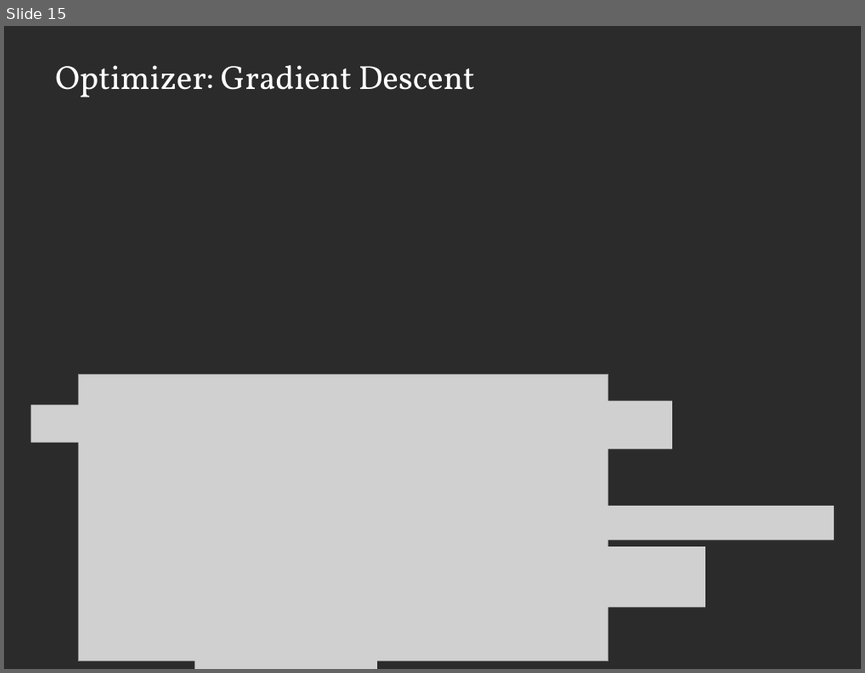
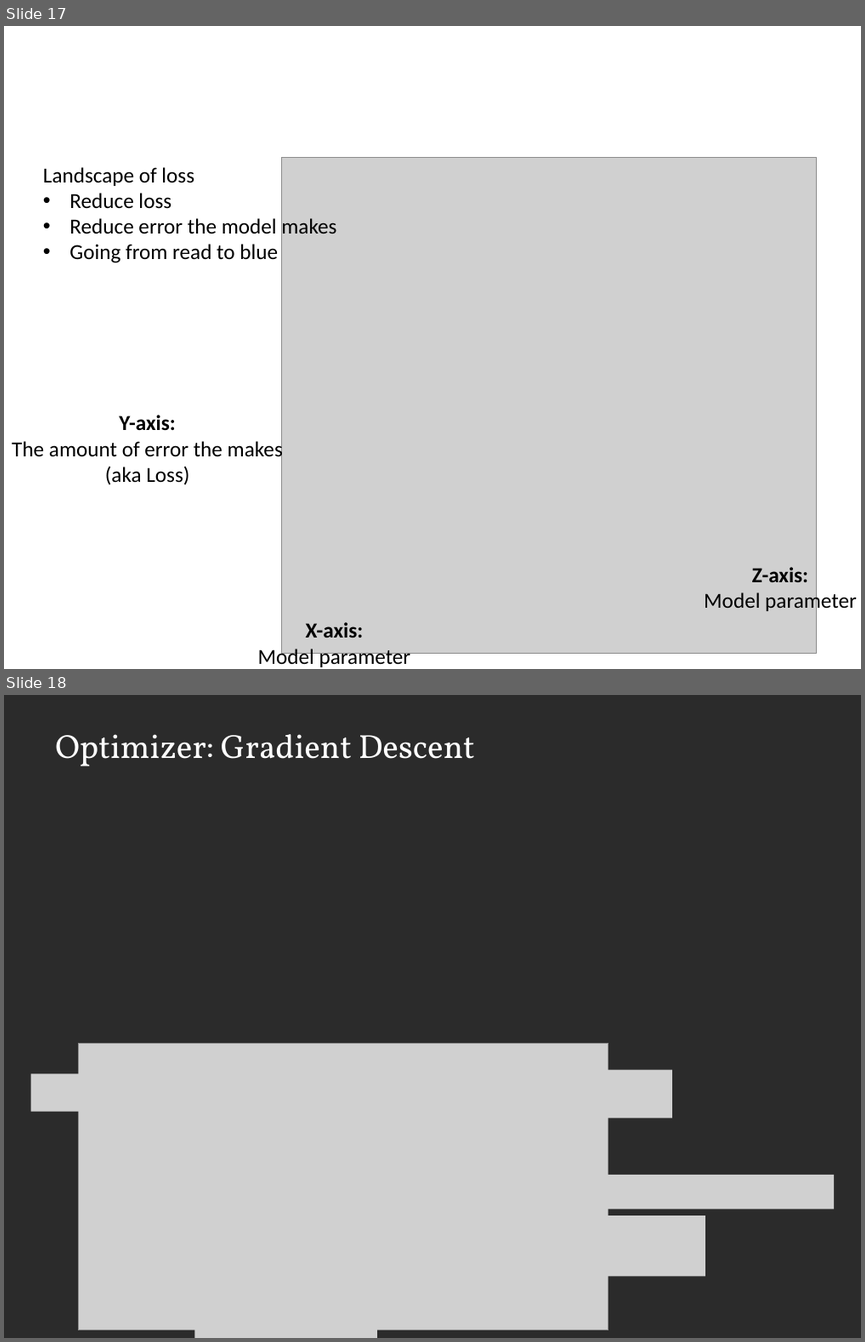
Before and after one commit to lshtm-genomics/omics-course, a slide deck: docs/presentations/AI-dr_prediction.pptx. Shown one above the other, each under a label of ours: slide 15 before the commit, slides 17 and 18 after it. The pictures are 865x673 and 865x1342 pixels, drawn with LibreOffice and Linux fonts; fonts in the diff are those of the drawing; grey boxes stand for pictures; background and template pictures are left out; a plain dark background stands for a picture behind light text. Boxes give left, top, right and bottom in pixels: in the first picture for what was removed or moved away, otherwise in the second. Text is boxed around its words. In the diff, an @@ line names an element or a change of style, - is before the commit and + after.

```diff
--- a/docs/presentations/AI-dr_prediction.pptx
+++ b/docs/presentations/AI-dr_prediction.pptx
@@ slide 17 added at box(4, 26, 861, 669), background picture (left out) @@
@@ title added at box(46, 52, 675, 111), 28 pt, text #FFFFFF @@
+Loss landscape
@@ text added at box(43, 167, 336, 263), 18 pt, text #000000 @@
+Landscape of loss
+• Reduce loss
+• Reduce error the model makes
+• Going from read to blue
@@ picture added at box(282, 157, 817, 653) @@
@@ text added at box(12, 414, 283, 485), 18 pt, text #000000 @@
+Y-axis:
+The amount of error the makes
+(aka Loss)
@@ text added at box(704, 567, 857, 612), 18 pt, text #000000 @@
+Z-axis:
+Model parameter
@@ text added at box(258, 622, 411, 669), 18 pt, text #000000 @@
+X-axis:
+Model parameter
@@ what was slide 15 is now slide 18 @@
```
Also in this commit, not shown: 6 slides changed, 3 other slides added, 1 slide removed.
